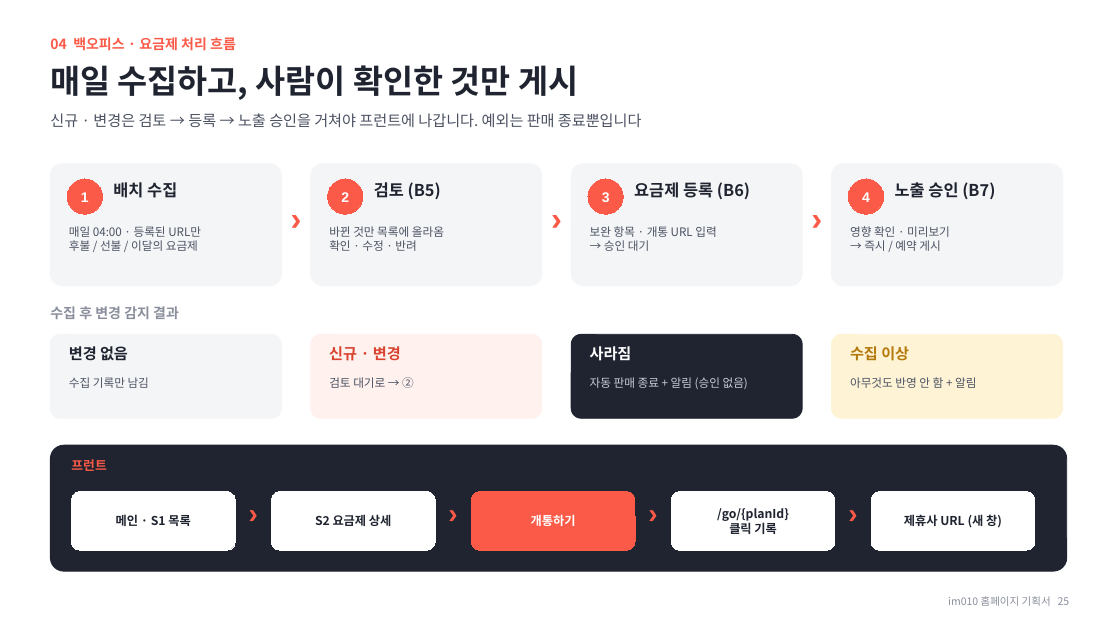
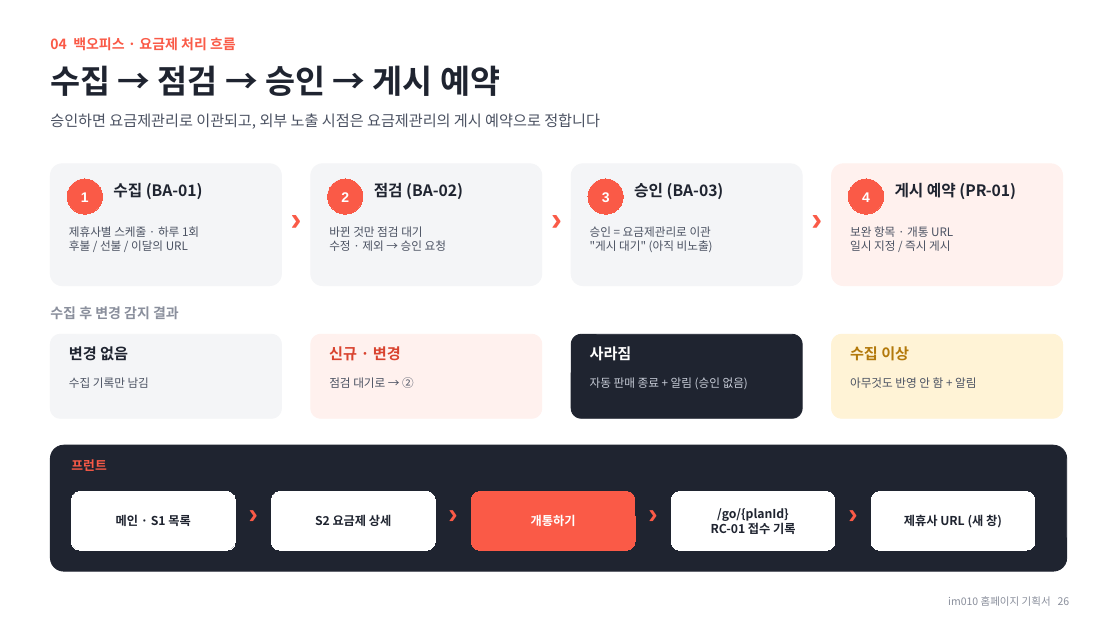
Before and after one commit to chlee-oss/im010, a slide deck: slide 26 of im010_기획서.pptx (slide 25 before the commit). Drawn at 1120x630 pixels with LibreOffice and Linux fonts; fonts in the diff are those of the drawing. Boxes give left, top, right and bottom in pixels: in the first picture for what was removed or moved away, otherwise in the second. Text is boxed around its words. In the diff, an @@ line names an element or a change of style, - is before the commit and + after.

```diff
--- a/im010_기획서.pptx
+++ b/im010_기획서.pptx
@@ text at [50,65,500,96]: text changed @@
-매일 수집하고, 사람이 확인한 것만 게시
+수집 → 점검 → 승인 → 게시 예약
@@ text at [50,113,600,129]: text changed @@
-신규 · 변경은 검토 → 등록 → 노출 승인을 거쳐야 프런트에 나갑니다. 예외는 판매 종료뿐입니다
+승인하면 요금제관리로 이관되고, 외부 노출 시점은 요금제관리의 게시 예약으로 정합니다
@@ rounded rectangle at [832,164,1063,286]: fill #F4F5F7 to #FFF1EE; outline #F4F5F7 0.75 pt to #FFF1EE 0.75 pt @@
@@ text at [113,183,203,199]: text changed; size 14 to 13.5 pt @@
-배치 수집
+수집 (BA-01)
@@ text at [374,183,463,199]: text changed; size 14 to 13.5 pt @@
-검토 (B5)
+점검 (BA-02)
@@ text at [634,183,724,199]: text changed; size 14 to 13.5 pt @@
-요금제 등록 (B6)
+승인 (BA-03)
@@ text at [895,182,1016,199]: text changed; size 14 to 13.5 pt @@
-노출 승인 (B7)
+게시 예약 (PR-01)
@@ text at [69,226,199,251]: text changed @@
-매일 04:00 · 등록된 URL만
-후불 / 선불 / 이달의 요금제
+제휴사별 스케줄 · 하루 1회
+후불 / 선불 / 이달의 URL
@@ text at [329,226,446,251]: text changed @@
-바뀐 것만 목록에 올라옴
-확인 · 수정 · 반려
+바뀐 것만 점검 대기
+수정 · 제외 → 승인 요청
@@ text at [590,226,713,252]: text changed @@
-보완 항목 · 개통 URL 입력
-→ 승인 대기
+승인 = 요금제관리로 이관
+"게시 대기" (아직 비노출)
@@ text at [850,226,953,251]: text changed @@
-영향 확인 · 미리보기
-→ 즉시 / 예약 게시
+보완 항목 · 개통 URL
+일시 지정 / 즉시 게시
@@ text at [329,377,414,388]: text changed @@
-검토 대기로 → ②
+점검 대기로 → ②
@@ text in rounded rectangle at [711,520,795,534]: text changed @@
-클릭 기록
+RC-01 접수 기록
```
Also in this commit, not shown: 18 other slides changed, 3 slides added, 2 slides removed.
